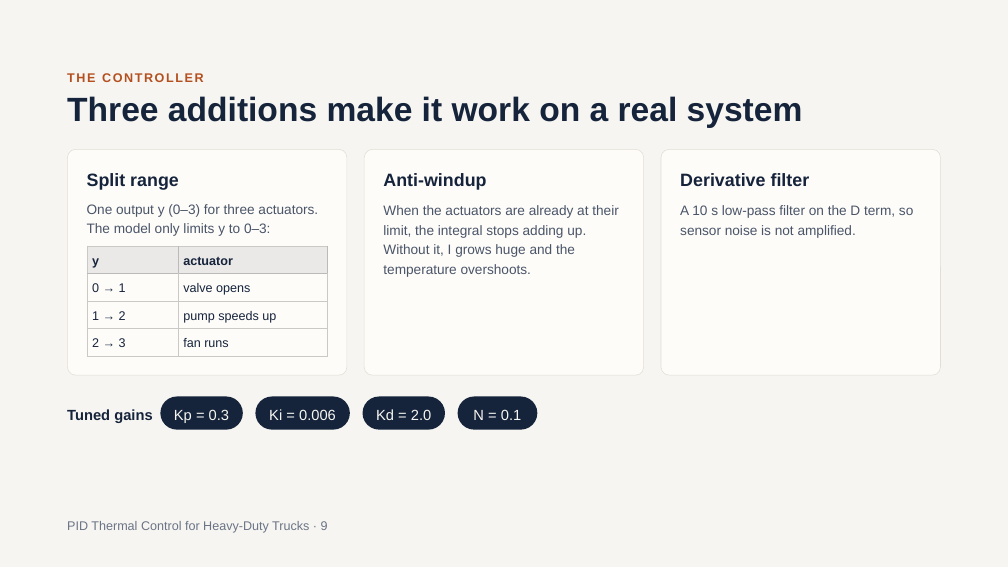
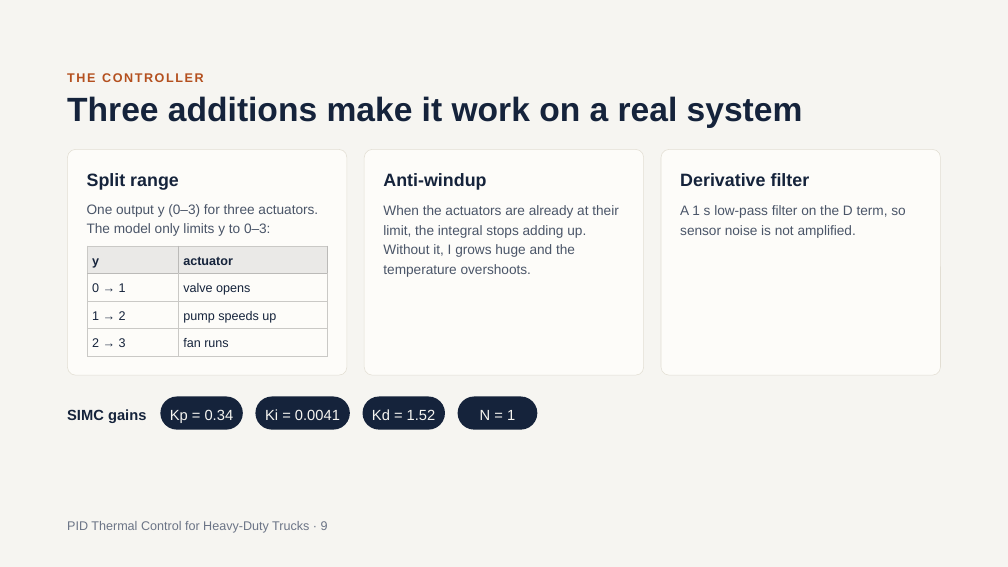
Before and after one commit to SushanthBibi/PID-Cooling-matlab, a slide deck: slide 9 of PID_Thermal_Control_for_Heavy-Duty_Trucks_v2.pptx. Drawn at 1008x567 pixels with LibreOffice and Linux fonts; fonts in the diff are those of the drawing. Boxes give left, top, right and bottom in pixels: in the first picture for what was removed or moved away, otherwise in the second. Text is boxed around its words. In the diff, an @@ line names an element or a change of style, - is before the commit and + after.

```diff
--- a/PID_Thermal_Control_for_Heavy-Duty_Trucks_v2.pptx
+++ b/PID_Thermal_Control_for_Heavy-Duty_Trucks_v2.pptx
@@ text at [680, 205, 905, 238]: text changed @@
-A 10 s low-pass filter on the D term, so sensor noise is not amplified.
+A 1 s low-pass filter on the D term, so sensor noise is not amplified.
@@ text at [67, 409, 146, 423]: text changed @@
-Tuned gains
+SIMC gains
@@ text in rounded rectangle at [170, 409, 234, 423]: text changed @@
-Kp = 0.3
+Kp = 0.34
@@ text in rounded rectangle at [265, 409, 340, 420]: text changed @@
-Ki = 0.006
+Ki = 0.0041
@@ text in rounded rectangle at [372, 409, 436, 420]: text changed @@
-Kd = 2.0
+Kd = 1.52
@@ text in rounded rectangle at [480, 410, 515, 420]: text changed @@
-N = 0.1
+N = 1
```
Also in this commit, not shown: 7 other slides changed, 1 slide added.
